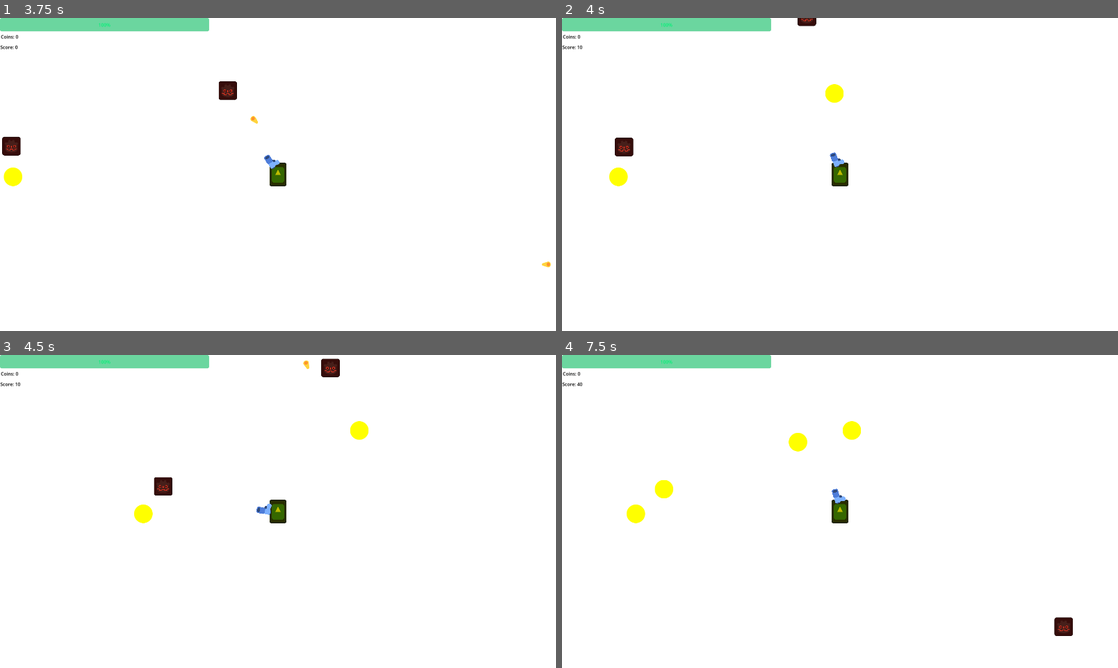
Above: before the commit, frames 1-4 (two rows, left to right).
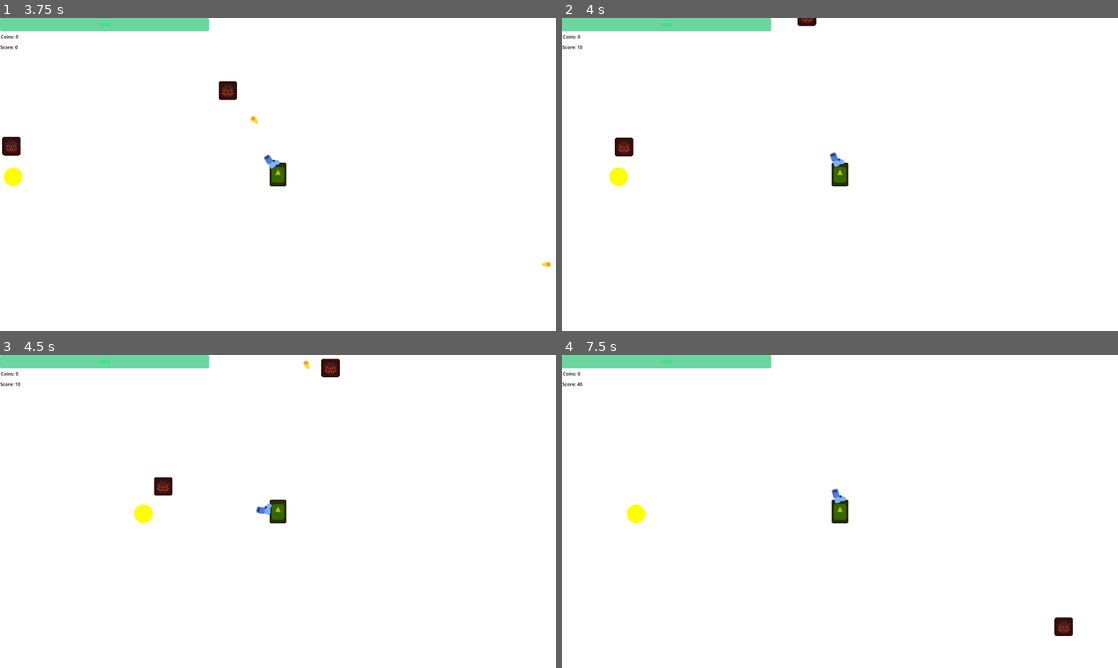
Above: after the commit, the same moments.

Repository: deutandev/survival-shooter
Game: Godot game, scene res://environment/map.tscn
Same seed, same stepped clock (60 frames per second), same inputs: the game is played once before the commit and once after it. The engine's default icon, where the game draws it, is replaced by a stand-in: a white triangle on a blue panel in a dark square.
Inputs:
- Up to frame 1 (3.75 s): tap Enter at 0.5 s; hold D (move_right) 0.53-1.28 s; hold S (move_down) 1.28-2.03 s; hold D (move_right) 2.03-2.78 s; hold W (move_up) 2.78-3.53 s; hold A (move_left) from 3.53 s (still down)
- Up to frame 2 (4 s): keep holding A (move_left)
- Up to frame 3 (4.5 s): keep holding A (move_left)
- Up to frame 4 (7.5 s): release A (move_left) at 5.03 s; hold S (move_down) 5.03-5.78 s; hold D (move_right) 5.78-6.53 s; hold W (move_up) 6.53-7.28 s; hold D (move_right) from 7.28 s (still down)

Frame 1 is identical in both runs. In frame 2, 0.2% of the frame differs, in the area x 47-51%, y 21-28%; in frame 3, 0.2%; in frame 4, 0.5%, in the area x 16-54%, y 21-46%.

Commit message:
feat(coin_drop_manager): add drop chance logic for coin drops

Diff:
--- a/characters/enemies/mob/coin_drop_manager.gd
+++ b/characters/enemies/mob/coin_drop_manager.gd
@@ -1,5 +1,7 @@
 extends Node2D
 class_name CoinDropManager
+
+@export var drop_chance: float = 0.3
 
 const MIN_VALUE := 0
 const MAX_VALUE := 10
@@ -12,7 +14,9 @@
 	var coin_instance = preload("res://drop_item/coin.tscn").instantiate()
 	var value = randi_range(MIN_VALUE, MAX_VALUE)
 
-	if value > 0:
+	var is_drop = randf() < drop_chance
+
+	if value > 0 and is_drop:
 		coin_instance.set_value(value)
 		print_debug("Dropping coin at: ", drop_position)
 
